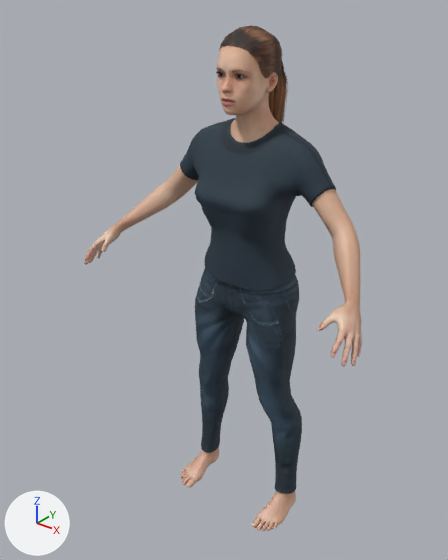
Renders of the glTF model public/assets/home-assistant.glb from each side of a commit.
One viewpoint serves both versions: a 50 mm camera at (1.168, -1.631, 1.904) aimed at (-0.056, -0.101, 0.956). Lighting does not change. The marker at lower left points along +X, +Y and +Z. The older version comes first. Vertices at exactly the same position are counted once.

The scene before the commit, as lines of its bpy script (objects in view):
```python
me_base = bpy.data.meshes.new('base')
me_base.from_pydata(...)  # 10756 vertices, 21380 faces; spans x -0.55..0.55, y -0.34..0.06, z 0.0..1.77
me_base.materials.append(mat_human_body)  # picture img_young_lightskinned_female_diffuse2
me_female_casualsuit01 = bpy.data.meshes.new('female_casualsuit01')
me_female_casualsuit01.from_pydata(...)  # 2197 vertices, 4236 faces; spans x -0.301..0.297, y -0.182..0.099, z 0.083..1.499
me_female_casualsuit01.materials.append(mat_human_female_casualsuit01)
me_ponytail01 = bpy.data.meshes.new('ponytail01')
me_ponytail01.from_pydata(...)  # 3704 vertices, 5351 faces; spans x -0.087..0.085, y -0.144..0.144, z 1.377..1.781
me_ponytail01.materials.append(mat_human_ponytail01)
ob_human = bpy.data.objects.new('Human', me_base)
ob_human.location = (0.0, 0.0, 0.0)
ob_human_female_casualsuit01 = bpy.data.objects.new('Human.female_casualsuit01', me_female_casualsuit01)
ob_human_female_casualsuit01.location = (0.0, 0.0, 0.0)
ob_human_ponytail01 = bpy.data.objects.new('Human.ponytail01', me_ponytail01)
ob_human_ponytail01.location = (0.0, 0.0, 0.0)
```
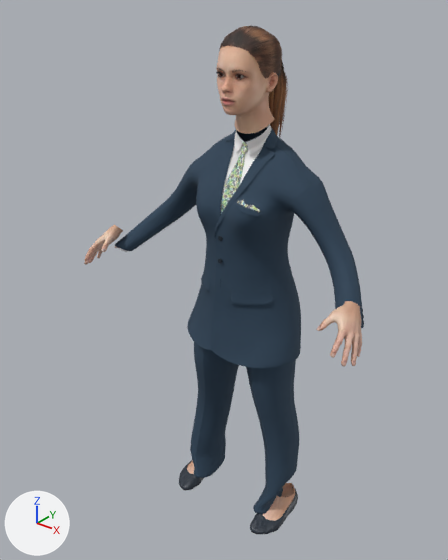
What differs and where, as boxes [x1, y1, x2, y2] in the pictures (448 x 560 px; the box of a moved part takes in the faces that stretch with it):
'Tailored suit', added (blue)
    after: [115, 124, 364, 514]
'Human.female_casualsuit01', deleted (blue)
    before: [180, 118, 336, 494]
'Human', reshaped
    before: [84, 45, 362, 531]
    after: [84, 45, 362, 521]
'Leather shoes', added
    after: [179, 460, 298, 534]
part 1 of me_base, cut back
    before: [115, 119, 360, 309]
    after: [119, 121, 360, 309]
part 2 of me_base, moved or reshaped
    before: [252, 491, 294, 531]
    after: [271, 496, 279, 509]
part 3 of me_base, moved or reshaped (not visible afterwards)
    before: [181, 450, 208, 485]

Edits to the bpy script that builds the scene:
```text
Add img_tailored_navy_suit:
    img_tailored_navy_suit = load_image('Tailored navy suit', '_unpacked/Tailored_navy_suit', 1024, 1024, 'sRGB')
Add mat_slate_leather_shoes:
    mat_slate_leather_shoes = principled_material('Slate leather shoes')
    mat_slate_leather_shoes.base_color = (0.025, 0.035, 0.05)  # dark blue #2c353f
    mat_slate_leather_shoes.roughness = 0.44
Add mat_tailored_navy_suit:
    mat_tailored_navy_suit = principled_material('Tailored navy suit')
    mat_tailored_navy_suit.texture = img_tailored_navy_suit
    mat_tailored_navy_suit.roughness = 0.88
Change me_base:
    used by ob_human; location = (0.0, 0.0, 0.0)
    remove me_base.from_pydata(...)  # 10756 vertices, 21380 faces; spans x -0.55..0.55, y -0.34..0.06, z 0.0..1.77
    add me_base.from_pydata(...)  # 9650 vertices, 19166 faces; spans x -0.55..0.55, y -0.34..0.06, z 0.0..1.77
    me_base part 1: 28 vertices moved within x -0.5..0.5, y -0.2..0.01, z 1.06..1.55; 1006 vertices removed from x -0.5..0.5, y -0.2..0.05, z 1.06..1.5
    me_base part 2: 164 vertices moved within x 0.15..0.24, y -0.2..0.0, z 0.0..0.06; 50 vertices removed from x 0.17..0.22, y -0.06..0.02, z 0.08..0.12
    me_base part 3: 83 vertices moved within x -0.24..-0.18, y -0.2..-0.09, z 0.0..0.06; 50 vertices removed from x -0.22..-0.17, y -0.06..0.02, z 0.08..0.12
Add me_leather_shoes:
    me_leather_shoes.from_pydata(...)  # 28756 vertices, 57496 faces; spans x -0.249..0.249, y -0.221..0.042, z -0.009..0.051
    me_leather_shoes.materials.append(mat_slate_leather_shoes)  # dark blue #2c353f
Add me_tailored_suit:
    me_tailored_suit.from_pydata(...)  # 8509 vertices, 16214 faces; spans x -0.511..0.511, y -0.22..0.128, z 0.024..1.502
    me_tailored_suit.materials.append(mat_tailored_navy_suit)  # picture img_tailored_navy_suit
Remove ob_human_female_casualsuit01:
    ob_human_female_casualsuit01 = bpy.data.objects.new('Human.female_casualsuit01', me_female_casualsuit01)
    ob_human_female_casualsuit01.location = (0.0, 0.0, 0.0)
Add ob_leather_shoes:
    ob_leather_shoes = bpy.data.objects.new('Leather shoes', me_leather_shoes)
    ob_leather_shoes.location = (0.0, 0.0, 0.0)
Add ob_tailored_suit:
    ob_tailored_suit = bpy.data.objects.new('Tailored suit', me_tailored_suit)
    ob_tailored_suit.location = (0.0, 0.0, 0.0)
```
